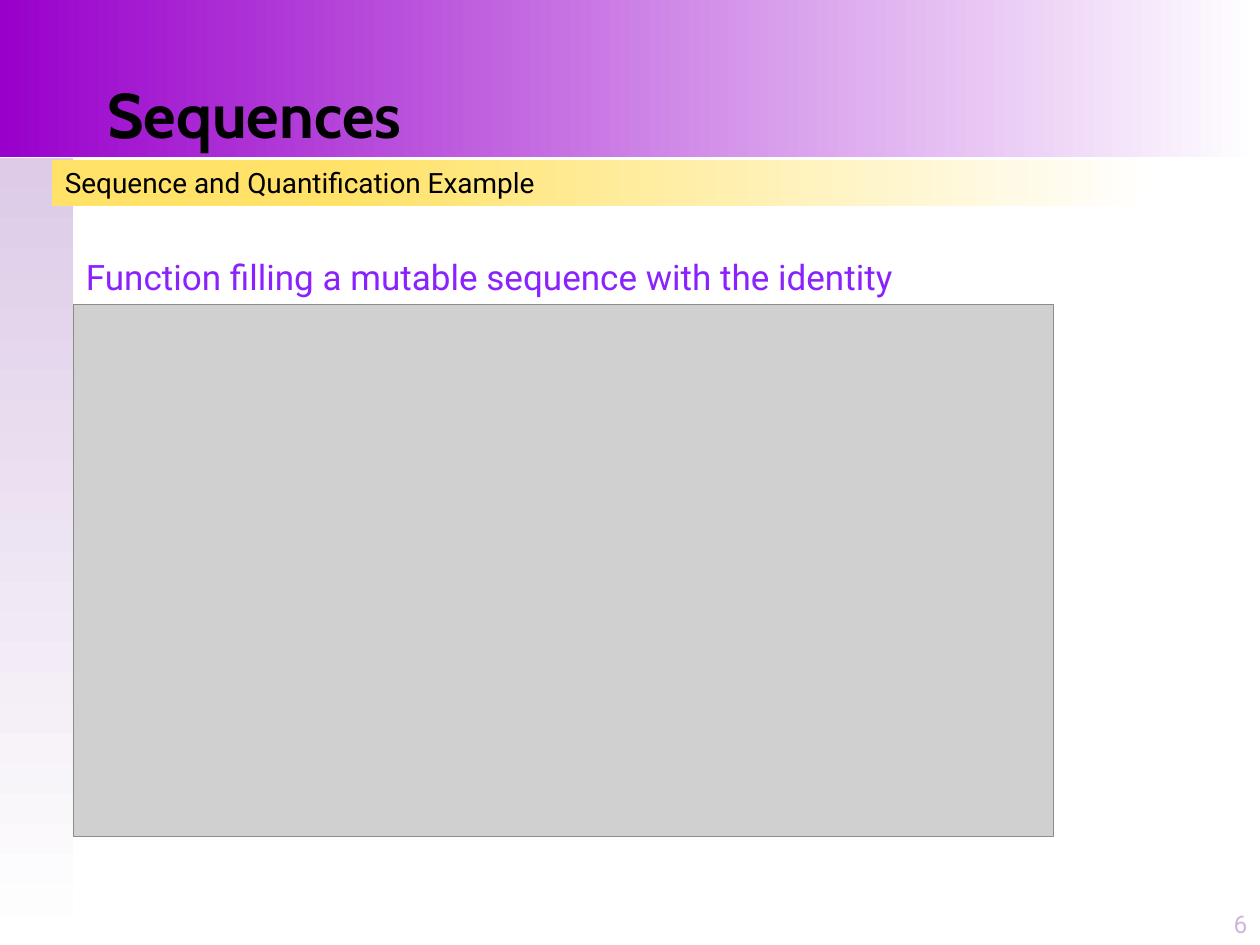
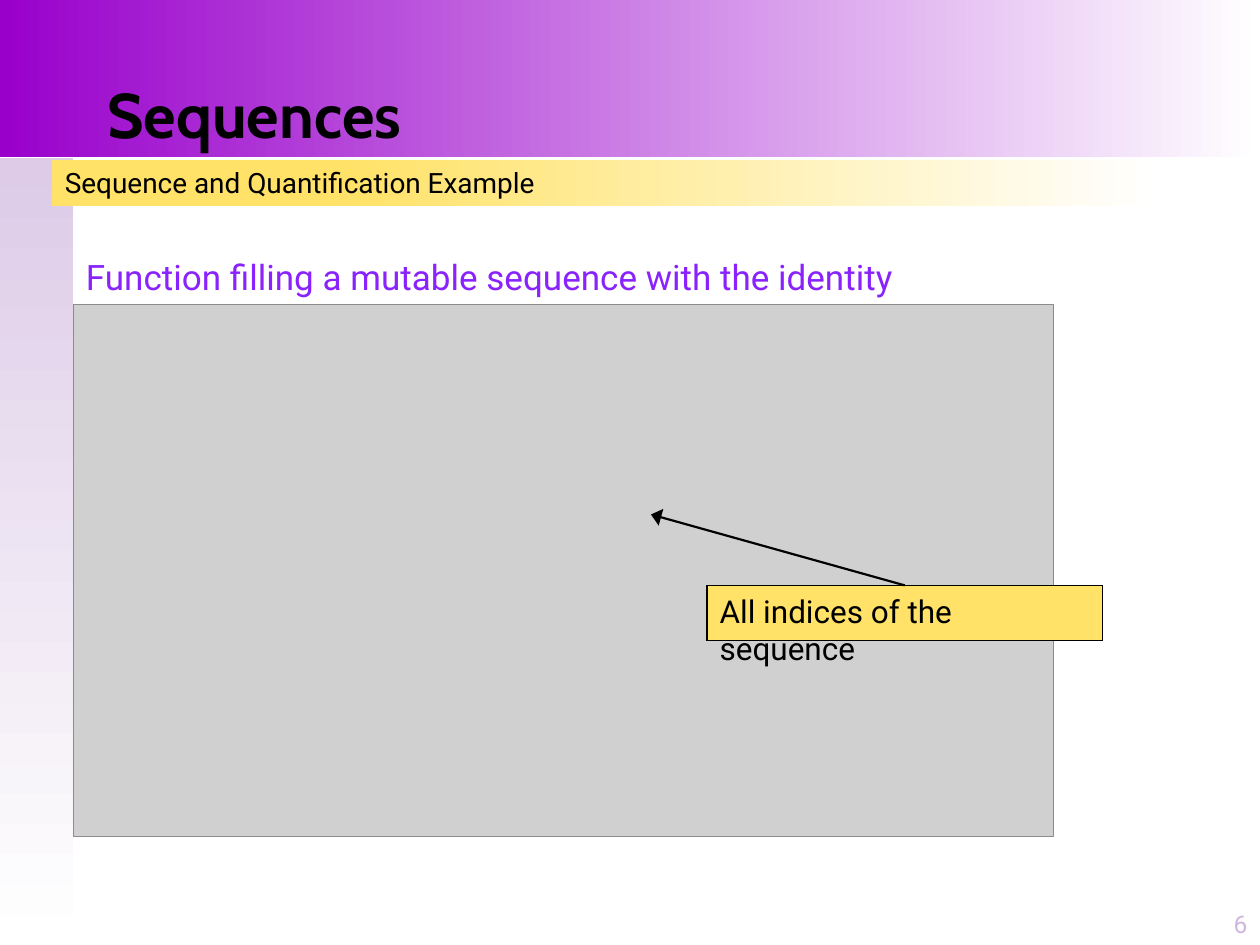
Before and after one commit to santoslab/stress24, a slide deck: slide 6 of slides/M-02-02-Sequences-Quantification.pptx. Drawn at 1260x945 pixels with LibreOffice and Linux fonts; fonts in the diff are those of the drawing; grey boxes stand for pictures. Boxes give left, top, right and bottom in pixels: in the first picture for what was removed or moved away, otherwise in the second. Text is boxed around its words. In the diff, an @@ line names an element or a change of style, - is before the commit and + after.

```diff
--- a/slides/M-02-02-Sequences-Quantification.pptx
+++ b/slides/M-02-02-Sequences-Quantification.pptx
@@ arrow added from (905, 586) to (651, 514), #000000 1.25 pt @@
@@ rectangle added at bbox=[707, 586, 1102, 641], fill #FFE267, outline #000000 0.75 pt, 18 pt, text #000000 @@
+All indices of the sequence
```
Also in this commit, not shown: 5 other slides changed, 2 other files.
